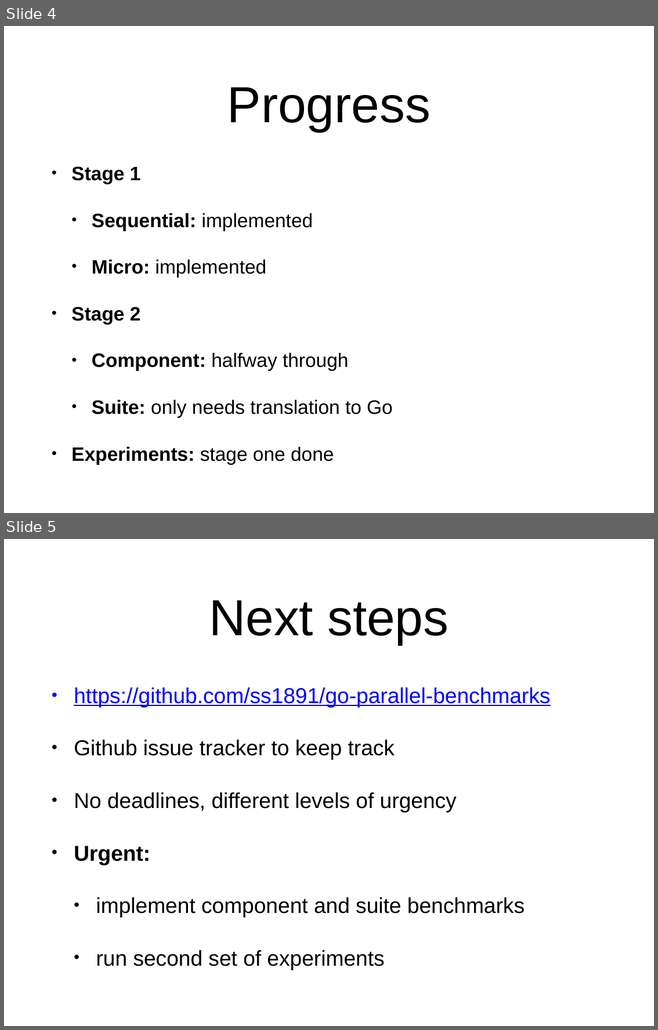
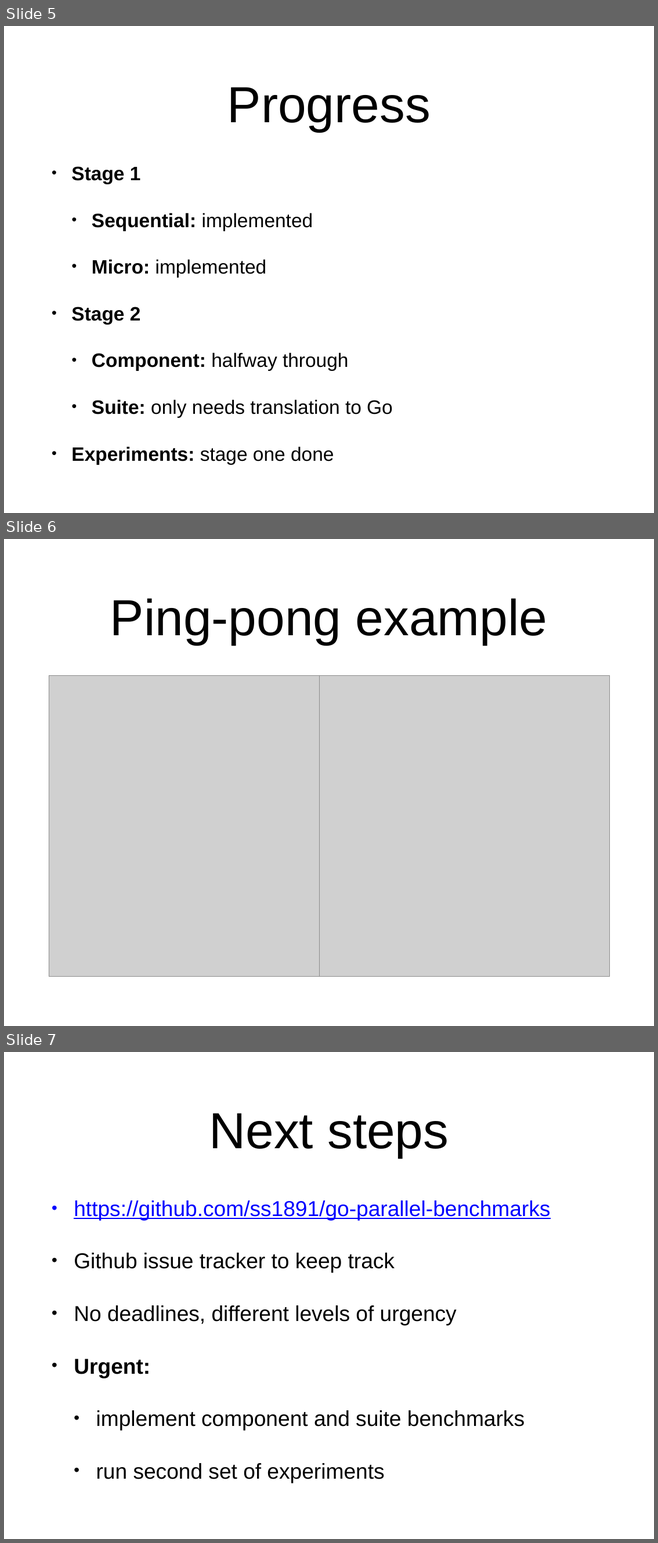
Before and after one commit to simpajj/go-parallel-benchmarks, a slide deck: presentation/presentation.pptx. Shown one above the other, each under a label of ours: slides 4 and 5 before the commit, slides 5, 6 and 7 after it. The pictures are 658x1030 and 658x1543 pixels, drawn with LibreOffice and Linux fonts; fonts in the diff are those of the drawing; grey boxes stand for pictures. Boxes give left, top, right and bottom in pixels: in the first picture for what was removed or moved away, otherwise in the second. Text is boxed around its words. In the diff, an @@ line names an element or a change of style, - is before the commit and + after.

Commit message:
presentation now includes code examples and rough timeline

```diff
--- a/presentation/presentation.pptx
+++ b/presentation/presentation.pptx
@@ slide 6 added at [4,539,654,1026], background #FFFFFF @@
@@ title added at [110,598,547,645], 80 pt, text #000000 @@
+Ping-pong example
@@ picture added at [49,675,334,976] @@
@@ picture added at [319,675,610,976] @@
@@ what was slide 4 is now slide 5 @@
@@ what was slide 5 is now slide 7 @@
```
Also in this commit, not shown: 2 other slides added, 10 other files.
